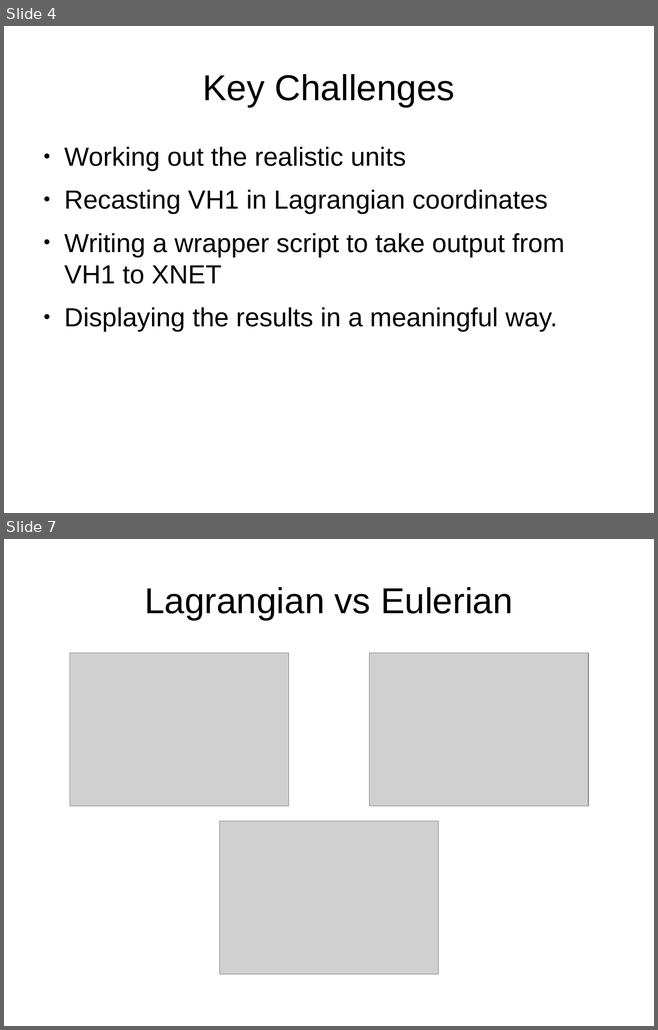
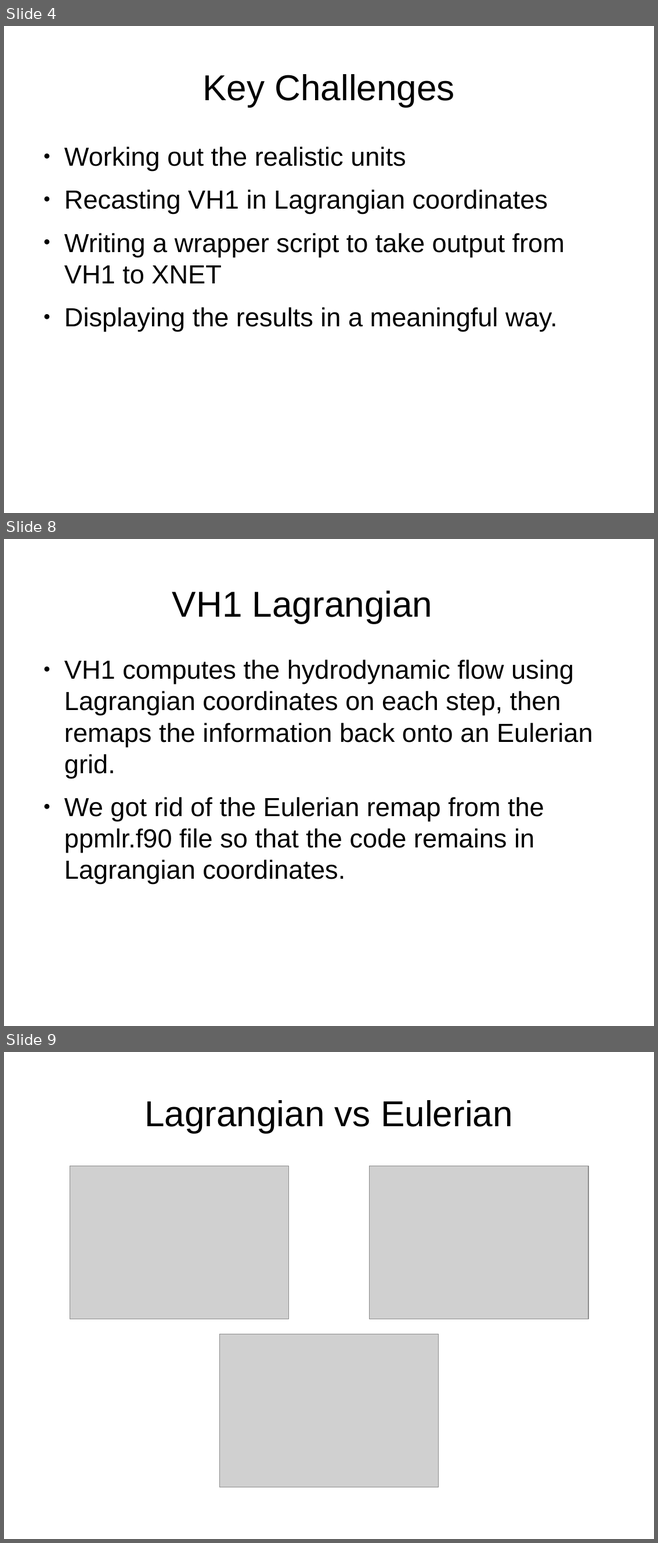
Before and after one commit to KJCook/sedov-solution, a slide deck: presentation.odp. Shown one above the other, each under a label of ours: slides 4 and 7 before the commit, slides 4, 8 and 9 after it; the slides between them are not shown. The pictures are 658x1030 and 658x1543 pixels, drawn with LibreOffice and Linux fonts; fonts in the diff are those of the drawing; grey boxes stand for pictures. Boxes give left, top, right and bottom in pixels: in the first picture for what was removed or moved away, otherwise in the second. Text is boxed around its words. In the diff, an @@ line names an element or a change of style, - is before the commit and + after.

```diff
--- a/presentation.odp
+++ b/presentation.odp
@@ slide 8 added at box(4, 539, 654, 1026), background #FFFFFF @@
@@ title added at box(172, 591, 433, 624), 44 pt, text #000000 @@
+VH1 Lagrangian
@@ text added at box(64, 660, 593, 884), 32 pt, text #000000 @@
+● VH1 computes the hydrodynamic flow using Lagrangian coordinates on each step, then remaps the information back onto an Eulerian grid.
+● We got rid of the Eulerian remap from the ppmlr.f90 file so that the code remains in Lagrangian coordinates.
@@ what was slide 7 is now slide 9 @@
```
Also in this commit, not shown: 1 slide changed, 5 other slides added, 2 slides removed, 2 other files.
